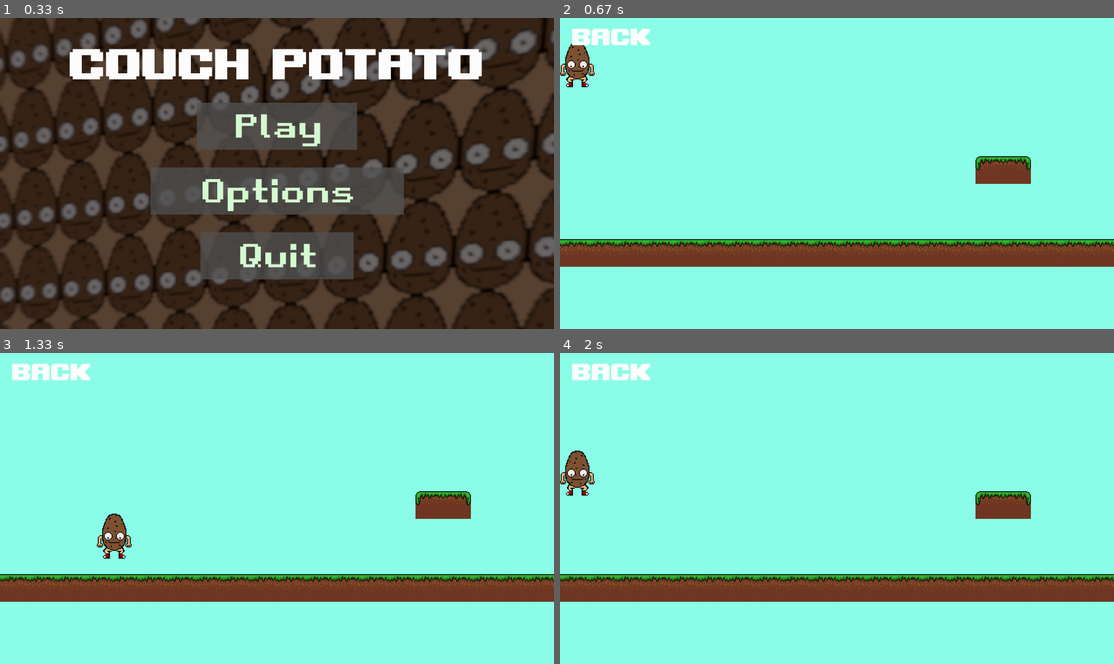
Above: before the commit, frames 1-4 (two rows, left to right).
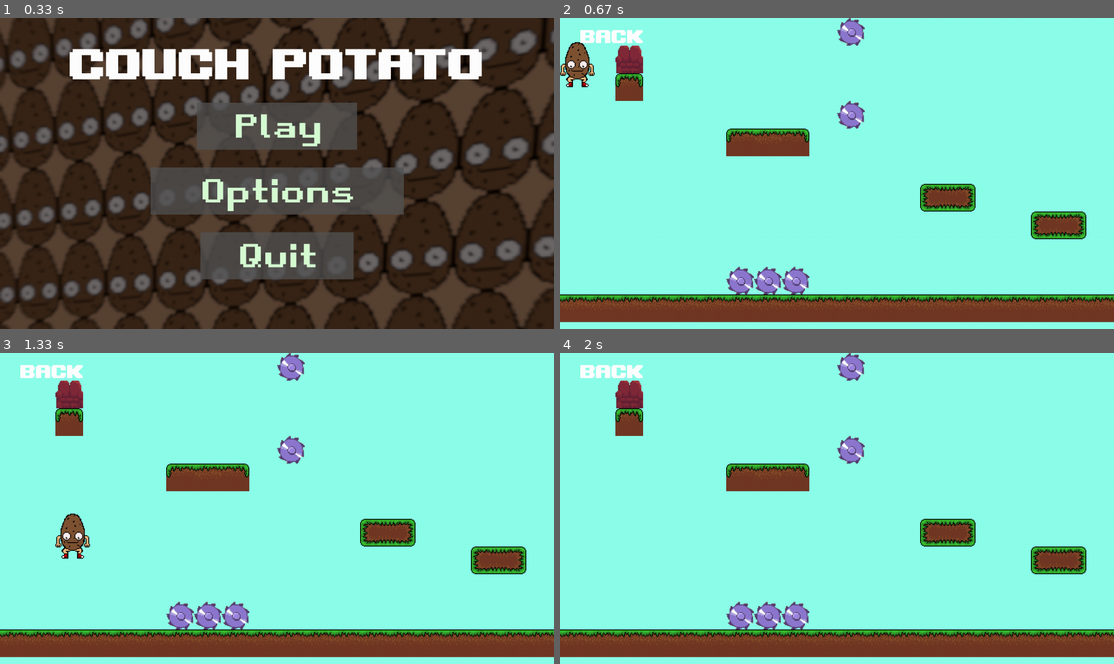
Above: after the commit, the same moments.

Repository: 6Danio6/gra-pygame
Game: pygame game, started from main.py
Same seed, same stepped clock (60 frames per second), same inputs: the game is played once before the commit and once after it.
Inputs (mouse positions are in pixels of both pictures, inside the frame that each line leads up to):
- Up to frame 1 (0.33 s): no input
- Up to frame 2 (0.67 s): click (837, 173) at 0.38 s
- Up to frame 3 (1.33 s): hold D 0.67-1.13 s; hold W from 1.17 s (still down)
- Up to frame 4 (2 s): release W at 1.47 s; hold A 1.5-1.97 s

Frame 1 is identical in both runs. In frame 2, 25% of the frame differs, in the area x 0-100%, y 0-98%; in frame 3, 26%; in frame 4, 26%.

Commit message:
sawblade i couch dodane

Diff:
--- a/couch.py
+++ b/couch.py
@@ -3,17 +3,16 @@
 class Couch:
     def __init__(self):
         self.image = pygame.image.load("couch.png")
+        self.image = pygame.transform.scale(self.image, (32,32))
         self.width = self.image.get_width()
         self.height = self.image.get_height()
         self.hitbox = pygame.Rect(0,0,self.width,self.height)
         self.collisions = []
 
-    def tick(self, keys, tiles):
+    def tick(self):
         self.picture_cords = [self.hitbox.x, self.hitbox.y]
-        self.movement = [0,0]
         if len(self.collisions) > 0:
             menu.Menu()
 
     def draw(self):
-        self.image = pygame.transform.flip(self.image,self.flip,False)
         settings.Display.blit(self.image,(self.picture_cords[0] ,self.picture_cords[1]))
--- a/gra.py
+++ b/gra.py
@@ -2,23 +2,27 @@
 from button import Button
 from kartofel import Player
 
-def Gra(map_number):
+def Gra(map_number, player_x=0, player_y=0):
     tile_pics = settings.load_tiles()
-    game_map = settings.load_map(f"maps/map{map_number}")
-    player = Player()
-    tiles = []
+    game_map = settings.load_map(f"maps/map{map_number}.txt")
+    player = Player(player_x, player_y)
+    tiles = settings.display_map(game_map, tile_pics)[0]
+    saws = settings.display_map(game_map, tile_pics)[1]
+    couch = settings.display_map(game_map, tile_pics)[2]
     while True:
         PLAY_MOUSE_POS = pygame.mouse.get_pos()
 
         settings.Display.fill((140, 255, 234))
 
         keys = pygame.key.get_pressed()
-        tiles = settings.display_map(game_map, tile_pics)
+        tiles = settings.display_map(game_map, tile_pics)[0]
+        saws = settings.display_map(game_map, tile_pics)[1]
+        couch = settings.display_map(game_map, tile_pics)[2]
 
-        player.tick(keys, tiles)
+        player.tick(keys, tiles, saws, couch)
         player.draw()
 
-        PLAY_BACK = Button(image=None, pos=(120, 40), text_input="BACK", font=settings.get_font(1,75), base_color="White", hovering_color="Green")
+        PLAY_BACK = Button(image=None, pos=(120, 40), text_input="BACK", font=settings.get_font(1,60), base_color="White", hovering_color="Green")
         PLAY_BACK.changeColor(PLAY_MOUSE_POS)
 
         settings.screen.blit(pygame.transform.scale(settings.Display,(settings.window_size)),(0,0))
--- a/kartofel.py
+++ b/kartofel.py
@@ -1,11 +1,11 @@
-import pygame, settings
+import pygame, settings, menu
 
 class Player:
-    def __init__(self):
+    def __init__(self, player_x, player_y):
         self.image = pygame.image.load("player_animations\idle\idle_0.png")
         self.width = self.image.get_width()
         self.height = self.image.get_height()
-        self.hitbox = pygame.Rect(0,0,self.width,self.height)
+        self.hitbox = pygame.Rect(player_x,player_y,self.width,self.height)
         self.momentum = 0
         self.movement = [0,0]
         self.collisions = []
@@ -18,7 +18,7 @@
         self.flip = False
         self.picture_cords = [0,0]
 
-    def tick(self, keys, tiles):
+    def tick(self, keys, tiles, saws, couch):
         self.picture_cords = [self.hitbox.x, self.hitbox.y]
         self.movement = [0,0]
         if keys[pygame.K_w]:
@@ -31,6 +31,7 @@
         if keys[pygame.K_d]:
             self.movement[0] += self.speed
             self.flip = False
+
         self.hitbox = pygame.Rect(self.hitbox.x,self.hitbox.y,self.width,self.height)
         if self.momentum < 0:
             self.image = self.jump_animation[1]
@@ -40,6 +41,7 @@
         self.momentum += 0.2
         if self.momentum > 4:
             self.momentum = 4
+
         self.hitbox, self.collisions = settings.move(self.hitbox,self.movement,tiles)
         if self.collisions['top']:
             self.momentum = 0
@@ -56,6 +58,10 @@
                 self.picture_cords[0] -= 13
                 self.picture_cords[1] -= 9
             self.current_frame += 1
+        if len(settings.collision_test(self.hitbox,saws)) > 0:
+            menu.Menu()
+        if len(settings.collision_test(self.hitbox,couch)) > 0:
+            menu.Menu()
 
     def draw(self):
         self.image = pygame.transform.flip(self.image,self.flip,False)
--- a/levels.py
+++ b/levels.py
@@ -38,7 +38,7 @@
                 sys.exit()
             if event.type == pygame.MOUSEBUTTONDOWN:
                 if BUTTON_1.checkForInput(MENU_MOUSE_POS):
-                    gra.Gra(1)
+                    gra.Gra(1,20,120)
                 if BUTTON_2.checkForInput(MENU_MOUSE_POS):
                     gra.Gra(2)
                 if BUTTON_3.checkForInput(MENU_MOUSE_POS):
--- a/maps/map1.txt
+++ b/maps/map1.txt
@@ -1,12 +1,12 @@
+00 00 00 00 00 00 00 00 00 00 98 00 00 00 00 00 00 00 00 00
+00 00 99 00 00 00 00 00 00 00 00 00 00 00 00 00 00 00 00 00
+00 00 49 00 00 00 00 00 00 00 00 00 00 00 00 00 00 00 00 00
+00 00 00 00 00 00 00 00 00 00 98 00 00 00 00 00 00 00 00 00
+00 00 00 00 00 00 25 05 29 00 00 00 00 00 00 00 00 00 00 00
 00 00 00 00 00 00 00 00 00 00 00 00 00 00 00 00 00 00 00 00
+00 00 00 00 00 00 00 00 00 00 00 00 00 46 48 00 00 00 00 00
+00 00 00 00 00 00 00 00 00 00 00 00 00 00 00 00 00 46 48 00
 00 00 00 00 00 00 00 00 00 00 00 00 00 00 00 00 00 00 00 00
-00 00 00 00 00 00 00 00 00 00 00 00 00 00 00 00 00 00 00 00
-00 00 00 00 00 00 00 00 00 00 00 00 00 00 00 00 00 00 00 00
-00 00 00 00 00 00 00 00 00 00 00 00 00 00 00 00 00 00 00 00
-00 00 00 00 00 00 00 00 00 00 00 00 00 00 00 25 29 00 00 00
-00 00 00 00 00 00 00 00 00 00 00 00 00 00 00 00 00 00 00 00
-00 00 00 00 00 00 00 00 00 00 00 00 00 00 00 00 00 00 00 00
+00 00 00 00 00 00 98 98 98 00 00 00 00 00 00 00 00 00 00 00
 05 05 05 05 05 05 05 05 05 05 05 05 05 05 05 05 05 05 05 05
 00 00 00 00 00 00 00 00 00 00 00 00 00 00 00 00 00 00 00 00
-00 00 00 00 00 00 00 00 00 00 00 00 00 00 00 00 00 00 00 00
-00 00 00 00 00 00 00 00 00 00 00 00 00 00 00 00 00 00 00 00
--- a/settings.py
+++ b/settings.py
@@ -16,6 +16,11 @@
 icon = pygame.image.load("player_animations\idle\idle_0.png")
 pygame.display.set_icon(icon)
 pygame.display.set_caption("Couch Potato")
+
+saw_img = pygame.image.load("sawblade.png")
+saw_img = pygame.transform.scale(saw_img, (32,32))
+couch_img = pygame.image.load("couch.png")
+couch_img = pygame.transform.scale(couch_img, (32,32))
 
 # functions
 
@@ -48,8 +53,16 @@
             collision_types['top'] = True
     return rect, collision_types
 
+def load_tiles():
+    tilepics = []
+    files = os.listdir("tiles")
+    files.sort(key=lambda f: int(''.join(filter(str.isdigit, f))))
+    for file in files:
+        tilepics.append(pygame.image.load("tiles/" + file))
+    return tilepics
+
 def load_map(path):
-    file = open(path + ".txt", "r")
+    file = open(path, "r")
     data = file.read()
     file.close()
     data = data.split("\n")
@@ -58,9 +71,11 @@
         game_map.append(row.split(" "))
     return(game_map)
 
-def display_map(game_map, tilepics):
+def display_map(game_map, tilepics):        #           1-53 = tiles        98 = saw        99 = couch
     tile_size = tilepics[0].get_width()
     tile_rects = []
+    saw_rects = []
+    couch_rect = []
     y = 0
     for row in game_map:
         x = 0
@@ -69,17 +84,16 @@
                 if int(tile) == i+1:
                     Display.blit(tilepics[i],(x * tile_size, y * tile_size))
                     tile_rects.append(pygame.Rect(x * tile_size, y * tile_size, tile_size, tile_size))
+                    break
+            if int(tile) == 98:
+                Display.blit(saw_img,(x*tile_size, y*tile_size))
+                saw_rects.append(pygame.Rect(x*tile_size + 10 , y*tile_size + 10, tile_size - 20, tile_size - 20))
+            if int(tile) == 99:
+                Display.blit(couch_img,(x*tile_size, y*tile_size))
+                couch_rect.append(pygame.Rect(x*tile_size , y*tile_size, tile_size, tile_size))
             x += 1
         y += 1
-    return tile_rects
-
-def load_tiles():
-    tilepics = []
-    files = os.listdir("tiles")
-    files.sort(key=lambda f: int(''.join(filter(str.isdigit, f))))
-    for file in files:
-        tilepics.append(pygame.image.load("tiles/" + file))
-    return tilepics
+    return [tile_rects, saw_rects, couch_rect]
 
 def load_animation(path, frame_durations):
     animation_name = path.split("/")[-1]
Binary file added: sawblade.png
